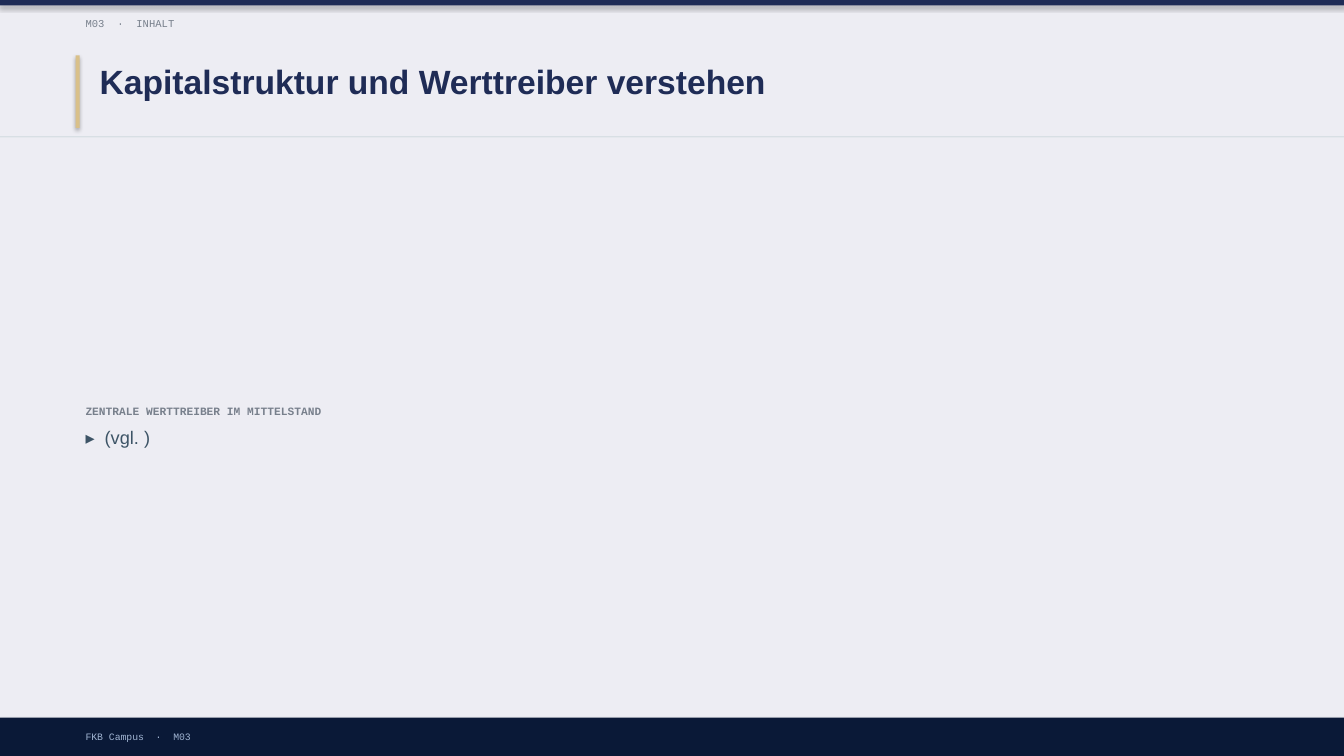
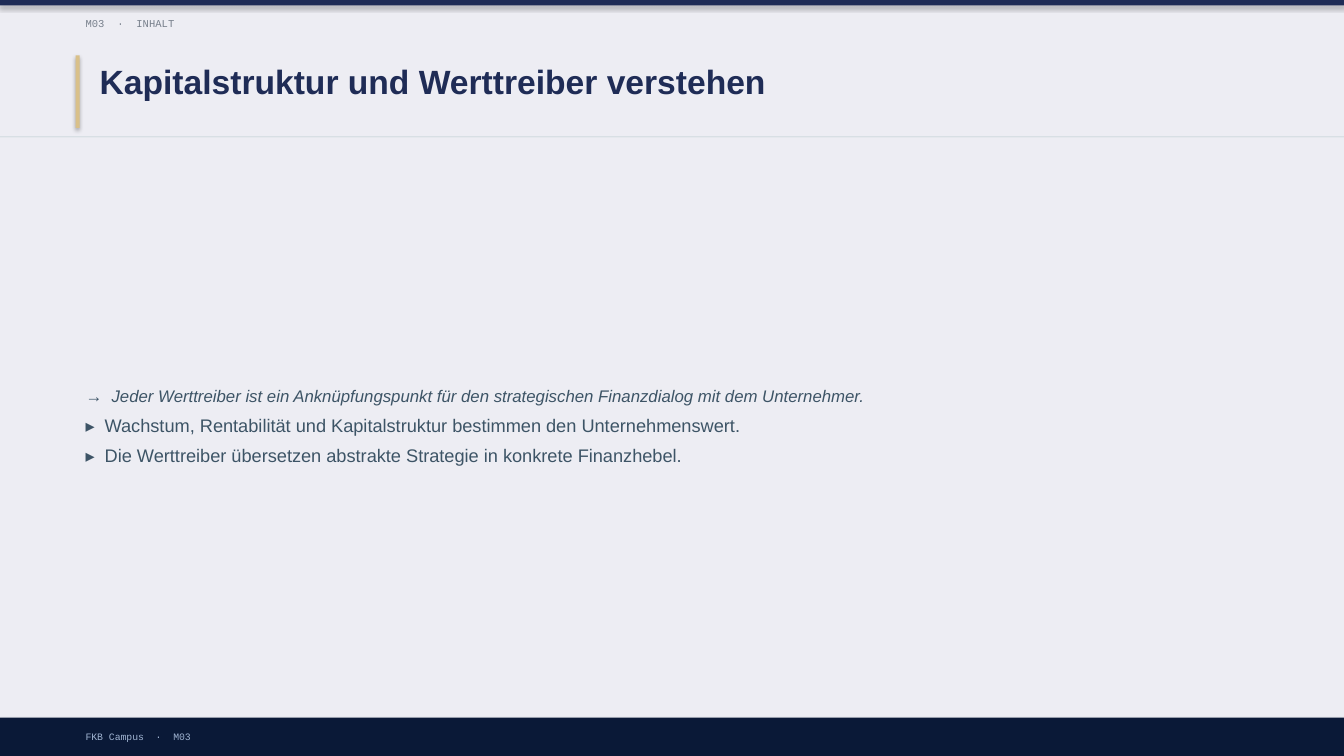
Before and after one commit to ck5rqc47pr-byte/firmenkundenakademie-online, a slide deck: slide 8 of protected-downloads/praesentation/M03.pptx (slide 7 before the commit). Drawn at 1344x756 pixels with LibreOffice and Linux fonts; fonts in the diff are those of the drawing. Boxes give left, top, right and bottom in pixels: in the first picture for what was removed or moved away, otherwise in the second. Text is boxed around its words. In the diff, an @@ line names an element or a change of style, - is before the commit and + after.

```diff
--- a/protected-downloads/praesentation/M03.pptx
+++ b/protected-downloads/praesentation/M03.pptx
@@ text at (105, 390, 864, 466): text changed; size 8 to 13 pt; font Courier New to Arial; text colour #78808C to #3D5466; bold off @@
-ZENTRALE WERTTREIBER IM MITTELSTAND
-▸ (vgl. )
+→ Jeder Werttreiber ist ein Anknüpfungspunkt für den strategischen Finanzdialog mit dem Unternehmer.
+▸ Wachstum, Rentabilität und Kapitalstruktur bestimmen den Unternehmenswert.
+▸ Die Werttreiber übersetzen abstrakte Strategie in konkrete Finanzhebel.
```
Also in this commit, not shown: 3 other slides changed, 22 slides added, 3 slides removed, 3 other files.
